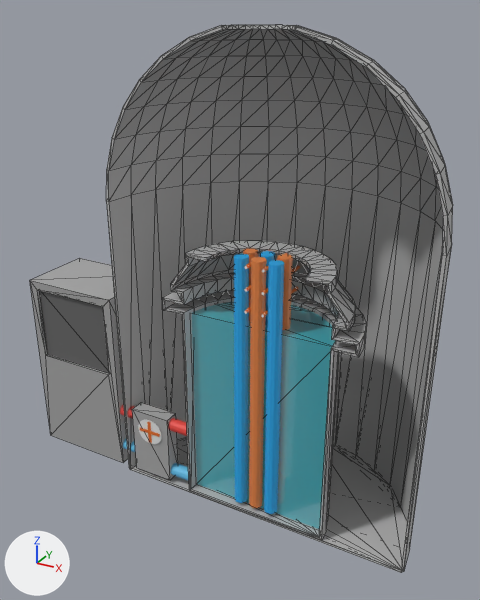
What one commit did to the glTF model assets/models/reactor.glb.
The view is the same before and after, from a 50 mm lens placed at (4.74, -9.11, 9.12), pointed at (-0.99, 1.3, 3.91). The axes (+X, +Y, +Z) are drawn at lower left. The lights are the same throughout. The older version comes first. Mesh edges are drawn as thin lines on the coarser meshes. Where no turn or scale is listed for an object, it has been applied to the vertices. Vertices at exactly the same position are counted once.

Names of what the first picture shows: 'Control 1', 'Control 3', 'Cube', 'Cube.001', 'Cylinder', 'Cylinder.001', 'Fuel 3', 'Water' and 10 more.
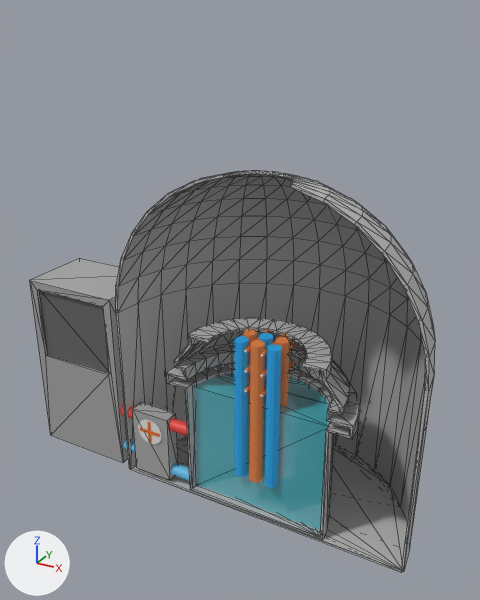
Patch to the scene script:
```diff
--- a/assets/models/reactor.glb.py
+++ b/assets/models/reactor.glb.py
@@ me_cylinder @@
 # used by ob_cylinder; location = (0.0, 0.0, 2.97)
-me_cylinder.from_pydata(...)  # 306 vertices, 608 faces; spans x -3.02..3.03, y 0.0..3.03, z -2.97..5.92
+me_cylinder.from_pydata(...)  # 306 vertices, 608 faces; spans x -3.02..3.03, y 0.0..3.03, z -2.97..3.72
+# me_cylinder part 1: all 272 vertices in x -3.02..3.03, y 0.0..3.03, z 2.96..5.92 are moved by (0.0, 0.0, -2.2)
 me_cylinder.materials.append(mat_material_012)
@@ me_cylinder_002 @@
 # used by ob_cylinder_001; location = (0.0, 0.0, 1.51)
-me_cylinder_002.from_pydata(...)  # 374 vertices, 744 faces; spans x -1.88..1.88, y -0.01..1.88, z -1.47..3.71
+me_cylinder_002.from_pydata(...)  # 374 vertices, 744 faces; spans x -1.88..1.88, y -0.01..1.88, z 0.08..3.71
+# me_cylinder_002 part 2: all 34 vertices in x -1.47..1.47, y -0.01..1.47, z -1.47..-1.42 are moved by (0.0, 0.04, 1.55)
 me_cylinder_002.materials.append(mat_material_011)
@@ me_plane_002 @@
 # used by ob_water; location = (0.0, 0.2, 1.49)
-me_plane_002.from_pydata(...)  # 20 vertices, 18 faces; spans x -1.41..1.41, y 0.0..1.31, z -1.41..2.5
+me_plane_002.from_pydata(...)  # 20 vertices, 18 faces; spans x -1.41..1.41, y 0.0..1.31, z 0.13..2.5
+# me_plane_002 part 3: the whole mesh is scaled about its middle by (1, 1, 0.607), then moved by (0.0, 0.0, 0.77)
 me_plane_002.materials.append(mat_material_003)
@@ ob_cylinder_001 @@
 ob_cylinder_001 = bpy.data.objects.new('Cylinder.001', me_cylinder_002)
-ob_cylinder_001.location = (0.0, 0.0, 1.51)
+ob_cylinder_001.location = (0.0, 0.0, -0.05)
@@ ob_water @@
 ob_water = bpy.data.objects.new('Water', me_plane_002)
-ob_water.location = (0.0, 0.2, 1.49)
+ob_water.location = (0.0, 0.2, -0.08)
```

What differs and where, as boxes (x1, y1, x2, y2) in the pictures (480 x 600 px; the box of a moved part takes in the faces that stretch with it):
'Cylinder', reshaped (8% narrower, 26% shorter)
    before: (106, 25, 453, 573)
    after: (116, 170, 435, 573)
'Cylinder.001', reshaped, moved (26% shorter)
    before: (163, 241, 366, 541)
    after: (167, 318, 359, 539)
'Water', rescaled (31% shorter)
    before: (192, 301, 336, 530)
    after: (194, 373, 330, 531)
part 2 of me_cylinder_002, moved or reshaped
    before: (182, 298, 339, 541)
    after: (185, 370, 334, 539)
part 3 of me_plane_002, moved or reshaped
    before: (192, 313, 332, 530)
    after: (194, 387, 328, 531)
